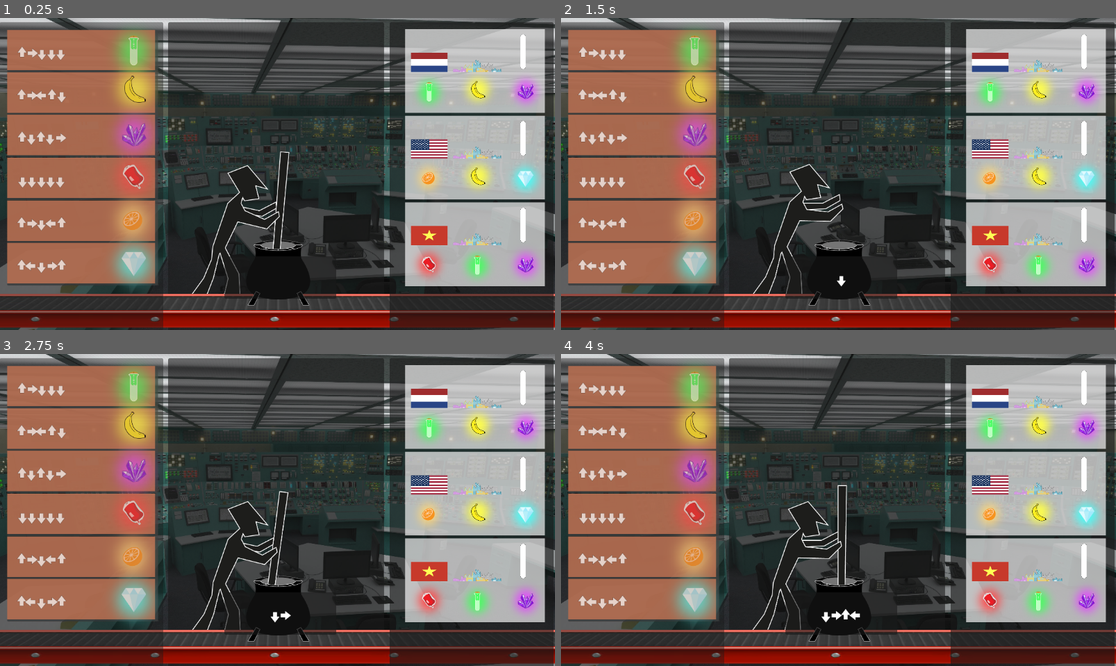
Above: before the commit, frames 1-4 (two rows, left to right).
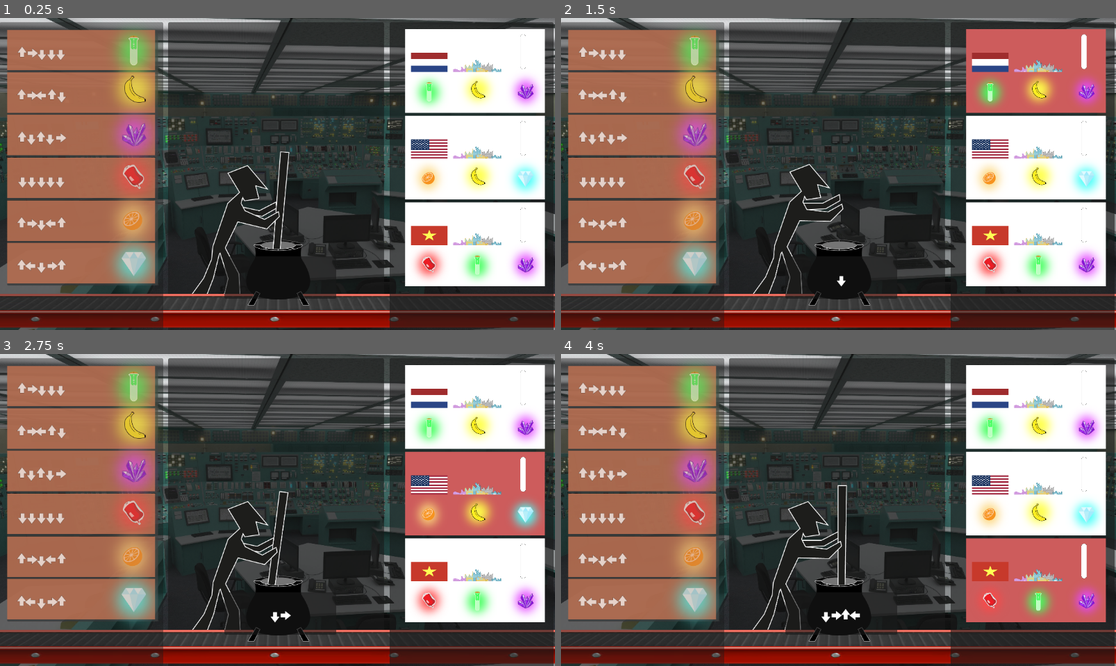
Above: after the commit, the same moments.

Repository: MelissaEPFL/OrbitalGameJam2025
Game: Godot game, scene res://main.tscn
Same seed, same stepped clock (60 frames per second), same inputs: the game is played once before the commit and once after it. Sound files missing from this copy of the repository are replaced by a short silence.
Inputs:
- Up to frame 1 (0.25 s): no input
- Up to frame 2 (1.5 s): tap Enter at 0.5, 0.6 s; hold D 0.53-1.28 s; hold S from 1.28 s (still down); tap 1 at 1.35 s
- Up to frame 3 (2.75 s): release S at 2.03 s; hold D from 2.03 s (still down); tap 2 at 2.1 s
- Up to frame 4 (4 s): release D at 2.78 s; hold W 2.78-3.53 s; tap 3 at 2.85 s; hold A from 3.53 s (still down); tap 4 at 3.6 s

The runs differ from the first frame. In frame 1, 17% of the frame differs, in the area x 72-99%, y 3-86%; in frame 2, 18%; in frame 3, 18%; in frame 4, 18%.
Error in both runs: Invalid assignment of property or key 'loop' with value of type 'bool' on a base object of type 'AudioStreamPlayer2D'. (res://MusicManagement.gd:18)

Commit message:
Targeting added

Diff:
--- a/Game/country.gd
+++ b/Game/country.gd
@@ -19,6 +19,8 @@
 
 var country_health: int = initial_health
 
+var is_targeted: bool = false
+
 @onready var _animation_healthbar = $Healthbar
 @onready var _animation_explosion = $Explosion
 
@@ -28,6 +30,8 @@
 
 @onready var _animation_flag = $Flag
 @onready var _animation_city = $City
+
+@onready var _color_rect = $ColorRect
 const CITY_FRAMES: int = 3
 
 var all_recipes: Array[int]
@@ -36,6 +40,12 @@
 var damage_country_next_time = false
 
 var ID: String
+
+func receive_targeting_signal(old_value : int, new_value : int):
+	if str(new_value) == ID:
+		is_targeted = true
+	else:
+		is_targeted = false
 
 func _ready():
 	var regex = RegEx.new()
@@ -66,7 +76,13 @@
 		_animation_ingredient02.frame = all_recipes[7]
 		_animation_ingredient03.frame = all_recipes[8]
 
+
 func _process(delta: Variant):
+	if is_targeted:
+		_color_rect.modulate = Color.INDIAN_RED
+	else:
+		_color_rect.modulate = Color.WHITE
+
 	time_country = time_country + delta
 	#print(time_country)
 
--- a/Game/main.tscn
+++ b/Game/main.tscn
@@ -393,6 +393,9 @@
 [connection signal="successfulMissileLaunch" from="GameManager" to="Menu central/Chaudron" method="_on_recipe_change"]
 [connection signal="successfulMissileLaunch" from="GameManager" to="Menu central/Martin" method="_on_success"]
 [connection signal="successfulMissileLaunch" from="GameManager" to="Node/SuccessfulLaunch" method="play_sound"]
+[connection signal="targetChanged" from="GameManager" to="Menu droite/country" method="receive_targeting_signal"]
+[connection signal="targetChanged" from="GameManager" to="Menu droite/country2_with_offset" method="receive_targeting_signal"]
+[connection signal="targetChanged" from="GameManager" to="Menu droite/country3_with_offset" method="receive_targeting_signal"]
 [connection signal="youLose" from="Menu droite" to="GameManager" method="change_to_deat_screen"]
 [connection signal="timeout" from="Menu droite/Timer" to="Menu droite" method="_progressive_difficulty"]
 [connection signal="chaudron_arrived" from="Menu central/Chaudron" to="Menu central/ConveyorBelt" method="_conveyor_on_off"]
